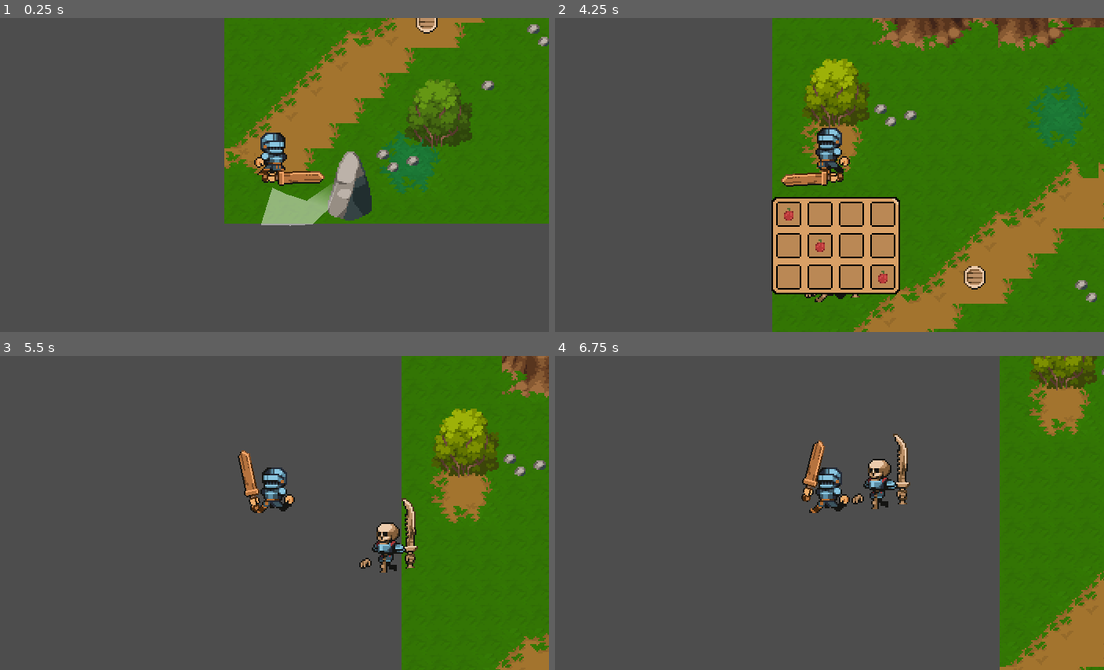
Above: before the commit, frames 1-4 (two rows, left to right).
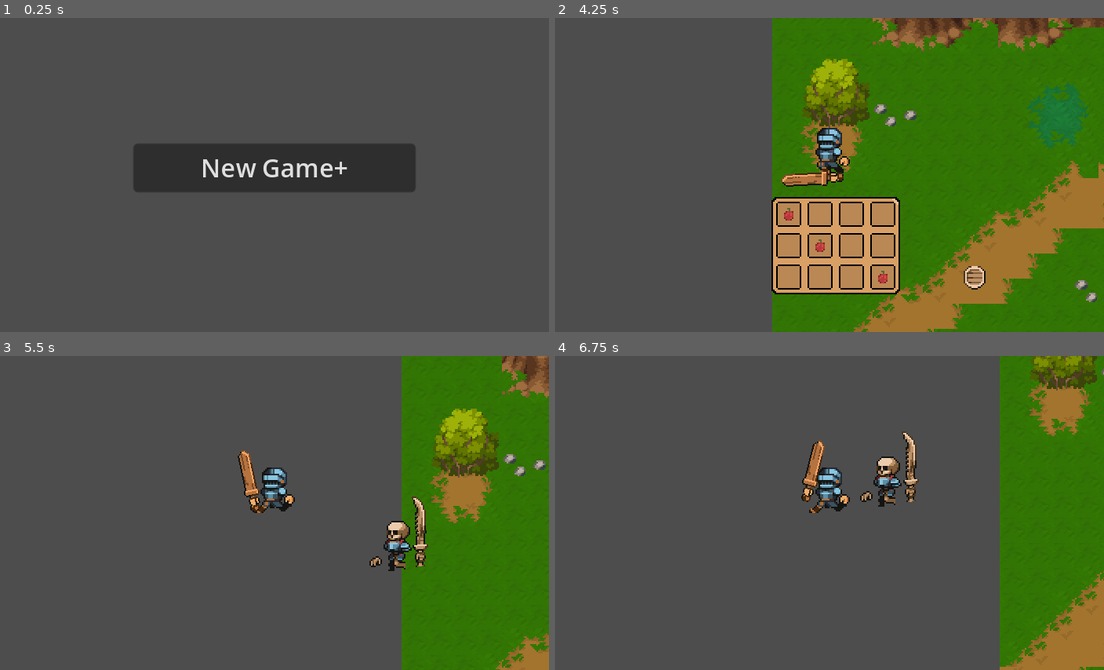
Above: after the commit, the same moments.

Repository: victordev018/Turning-Back-the-Pain
Game: Godot game, scene res://scenes/title_screen.tscn
Two runs of this game, one before a commit and one after it. Both use one fixed random seed, a clock stepped at 60 frames per second and the inputs below. Before the commit the project starts from res://scenes/world_1.tscn.
Inputs (mouse positions are in pixels of both pictures, inside the frame that each line leads up to):
- Up to frame 1 (0.25 s): no input
- Up to frame 2 (4.25 s): click (829, 168) at 0.5 s, where only the run after the commit has a clickable "New Game+"; tap Enter (ui_accept) at 1.25, 1.52, 2.27, 3.77 s; move the mouse to (950, 159) at 1.27 s; hold W (move_up) 1.28-2.03 s; click (950, 159) at 1.35 s; move the mouse to (719, 190) at 2.02 s; hold S (move_down) 2.03-2.78 s; tap Tab (inv) at 2.1 s; move the mouse to (884, 105) at 2.77 s; hold W (move_up) from 2.78 s (still down); tap D (move_rigth) at 2.85 s; move the mouse to (802, 237) at 3.52 s; right-click (802, 237) at 3.6 s
- Up to frame 3 (5.5 s): move the mouse to (439, 560) at 4.27 s; release W (move_up) at 4.28 s; hold A (move_left) from 4.28 s (still down); click (439, 560) at 4.35 s; tap Enter (ui_accept) at 4.52, 5.27 s; move the mouse to (109, 465) at 5.02 s; tap Tab (inv) at 5.1 s
- Up to frame 4 (6.75 s): move the mouse to (856, 513) at 5.77 s; release A (move_left) at 5.78 s; hold S (move_down) 5.78-6.53 s; tap D (move_rigth) at 5.85 s; move the mouse to (747, 434) at 6.52 s; hold W (move_up) from 6.53 s (still down); right-click (747, 434) at 6.6 s

The runs differ from the first frame. In frame 1, 41% of the frame differs, in the area x 24-100%, y 0-67%; in frame 2, 0.1%; in frame 3, 1.5%; in frame 4, 1.5%.

Commit message:
Added tittleScreen, transition between scenes and scene dictionary

Diff:
--- a/project.godot
+++ b/project.godot
@@ -11,7 +11,7 @@
 [application]
 
 config/name="Turning Back The Pain"
-run/main_scene="res://scenes/world_1.tscn"
+run/main_scene="res://scenes/title_screen.tscn"
 config/features=PackedStringArray("4.2", "GL Compatibility")
 config/icon="res://icon.svg"
 
--- /dev/null
+++ b/scenes/fade_in.tscn
@@ -0,0 +1,15 @@
+[gd_scene load_steps=2 format=3 uid="uid://fam2qeejtdhw"]
+
+[ext_resource type="Script" path="res://scripts/FadeIn.gd" id="1_rw00o"]
+
+[node name="FadeIn" type="CanvasLayer"]
+script = ExtResource("1_rw00o")
+
+[node name="ColorRect" type="ColorRect" parent="."]
+modulate = Color(1, 1, 1, 0)
+anchors_preset = 15
+anchor_right = 1.0
+anchor_bottom = 1.0
+grow_horizontal = 2
+grow_vertical = 2
+color = Color(0, 0, 0, 1)
--- /dev/null
+++ b/scenes/fade_out.tscn
@@ -0,0 +1,14 @@
+[gd_scene load_steps=2 format=3 uid="uid://4rwf5kwjba7y"]
+
+[ext_resource type="Script" path="res://scripts/FadeOut.gd" id="1_ewflj"]
+
+[node name="FadeOut" type="CanvasLayer"]
+script = ExtResource("1_ewflj")
+
+[node name="ColorRect" type="ColorRect" parent="."]
+anchors_preset = 15
+anchor_right = 1.0
+anchor_bottom = 1.0
+grow_horizontal = 2
+grow_vertical = 2
+color = Color(0, 0, 0, 1)
--- /dev/null
+++ b/scenes/title_screen.tscn
@@ -0,0 +1,28 @@
+[gd_scene load_steps=2 format=3 uid="uid://cr42jns1kpeo0"]
+
+[ext_resource type="Script" path="res://scripts/TitleScreen.gd" id="1_fe2f8"]
+
+[node name="TitleScreen" type="Node2D"]
+script = ExtResource("1_fe2f8")
+
+[node name="CanvasLayer" type="CanvasLayer" parent="."]
+
+[node name="VBoxContainer" type="VBoxContainer" parent="CanvasLayer"]
+anchors_preset = 8
+anchor_left = 0.5
+anchor_top = 0.5
+anchor_right = 0.5
+anchor_bottom = 0.5
+offset_left = -90.0
+offset_top = -20.0
+offset_right = 90.0
+offset_bottom = 20.0
+grow_horizontal = 2
+grow_vertical = 2
+pivot_offset = Vector2(90, 0)
+
+[node name="NewGameButton" type="Button" parent="CanvasLayer/VBoxContainer"]
+layout_mode = 2
+text = "New Game+"
+
+[connection signal="pressed" from="CanvasLayer/VBoxContainer/NewGameButton" to="." method="_on_new_game_button_pressed"]
--- a/scenes/world_1.tscn
+++ b/scenes/world_1.tscn
@@ -6,6 +6,7 @@
 [ext_resource type="PackedScene" uid="uid://cxhr2idu8by75" path="res://scenes/ui.tscn" id="3_q4du6"]
 [ext_resource type="PackedScene" uid="uid://bvhvxnpowlfjg" path="res://scenes/card.tscn" id="4_3dfb4"]
 [ext_resource type="PackedScene" uid="uid://v3ay7rjxxyl2" path="res://scenes/enemy_skeletonBACKUP.tscn" id="6_vdype"]
+[ext_resource type="PackedScene" uid="uid://4rwf5kwjba7y" path="res://scenes/fade_out.tscn" id="7_mfvhv"]
 
 [node name="World-1" type="Node2D"]
 script = ExtResource("1_l55ne")
@@ -27,3 +28,6 @@
 
 [node name="EnemySkeleton" parent="." instance=ExtResource("6_vdype")]
 position = Vector2(199, 388)
+
+[node name="FadeOut" parent="." instance=ExtResource("7_mfvhv")]
+visible = false
--- /dev/null
+++ b/scripts/FadeIn.gd
@@ -0,0 +1,12 @@
+extends CanvasLayer
+
+var destinyScene: PackedScene = null
+var progress: float = 0.0;
+
+func _process(delta):
+	progress = move_toward(progress, 1.0, 0.05);
+	$ColorRect.modulate.a = progress;
+	# Trocar de cena finalmente
+	if progress >= 1.0:
+		get_tree().change_scene_to_packed(destinyScene)
+		queue_free()
--- /dev/null
+++ b/scripts/FadeOut.gd
@@ -0,0 +1,13 @@
+extends CanvasLayer
+
+var progress: float = 1.0;
+
+func _ready():
+	visible = true
+
+func _process(delta):
+	progress = move_toward(progress, 0.0, 0.05);
+	$ColorRect.modulate.a = progress;
+	# Trocar de cena finalmente
+	if progress <= 0.0:
+		queue_free()
--- a/scripts/Global.gd
+++ b/scripts/Global.gd
@@ -3,3 +3,14 @@
 var levelNode = null
 var uiNode = null
 var playerNode = null
+var fadeInScene = preload("res://scenes/fade_in.tscn")
+var scenes : Dictionary = {
+	"title" : preload("res://scenes/title_screen.tscn"),
+	"world" : preload("res://scenes/world_1.tscn")
+}
+
+## Transiciona para a cena desejada.
+func changeScene(newScene : String):
+	var transPatro = fadeInScene.instantiate()
+	transPatro.destinyScene = scenes.get(newScene)
+	add_child(transPatro)
--- /dev/null
+++ b/scripts/TitleScreen.gd
@@ -0,0 +1,9 @@
+extends Node2D
+
+
+
+
+
+
+func _on_new_game_button_pressed():
+	Global.changeScene("world")
Not shown: 1 places in scenes/world_1.tscn that only renumber resources
